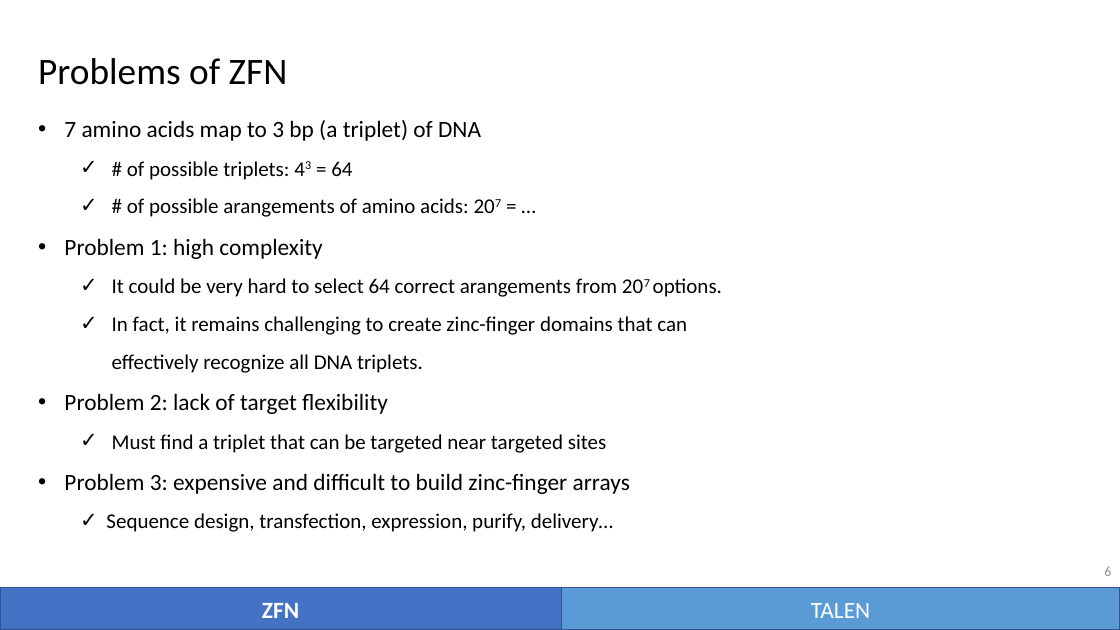
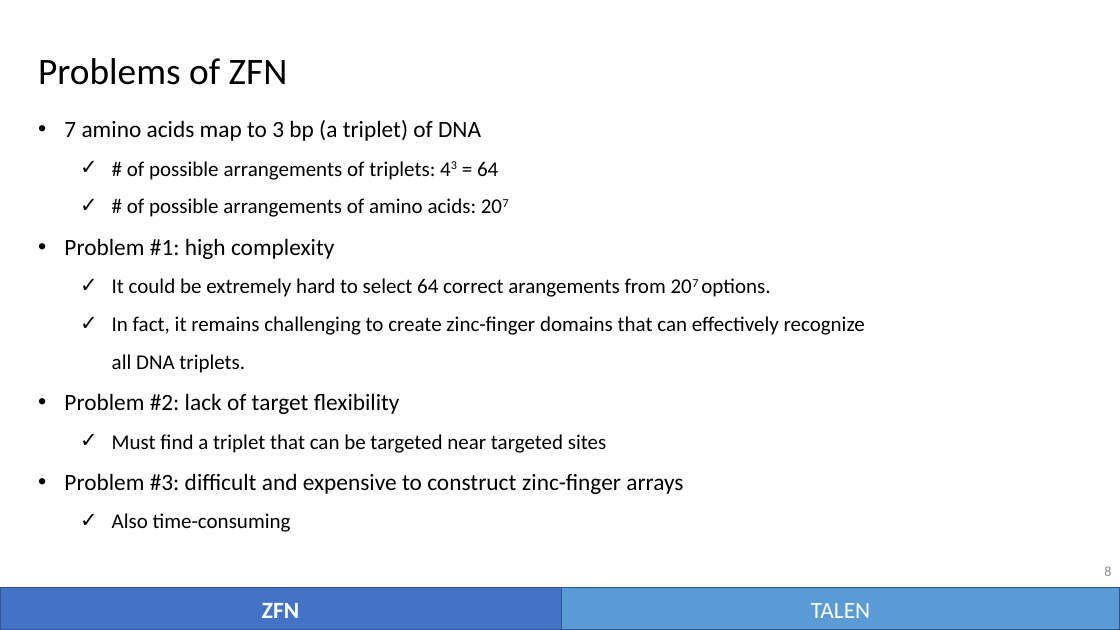
Before and after one commit to vwOvOwv/PKU-Undergraduate-Course, a slide deck: slide 8 of 遗传学(Genetics)/讨论课/Topic-3_遗传学技术/CRISPR-Cas.pptx (slide 6 before the commit). Drawn at 1120x630 pixels with LibreOffice and Linux fonts; fonts in the diff are those of the drawing. Boxes give left, top, right and bottom in pixels: in the first picture for what was removed or moved away, otherwise in the second. Text is boxed around its words. In the diff, an @@ line names an element or a change of style, - is before the commit and + after.

```diff
--- a/遗传学(Genetics)/讨论课/Topic-3_遗传学技术/CRISPR-Cas.pptx
+++ b/遗传学(Genetics)/讨论课/Topic-3_遗传学技术/CRISPR-Cas.pptx
@@ text at <box>64,161,770,297</box>: text changed @@
-  ✓ # of possible triplets: 43 = 64
-  ✓ # of possible arangements of amino acids: 207 = …
-• Problem 1: high complexity
-  ✓ It could be very hard to select 64 correct arangements from 207 options.
+  ✓ # of possible arrangements of triplets: 43 = 64
+  ✓ # of possible arrangements of amino acids: 207
+• Problem #1: high complexity
+  ✓ It could be extremely hard to select 64 correct arangements from 207 options.
@@ text at <box>64,393,400,414</box>: text changed @@
-• Problem 2: lack of target flexibility
+• Problem #2: lack of target flexibility
@@ text at <box>64,473,683,532</box>: text changed; size 18 to 20 pt @@
-• Problem 3: expensive and difficult to build zinc-finger arrays
-  ✓ Sequence design, transfection, expression, purify, delivery…
+• Problem #3: difficult and expensive to construct zinc-finger arrays
+  ✓ Also time-consuming
```
Also in this commit, not shown: 8 other slides changed, 5 slides added, 2 slides removed.
